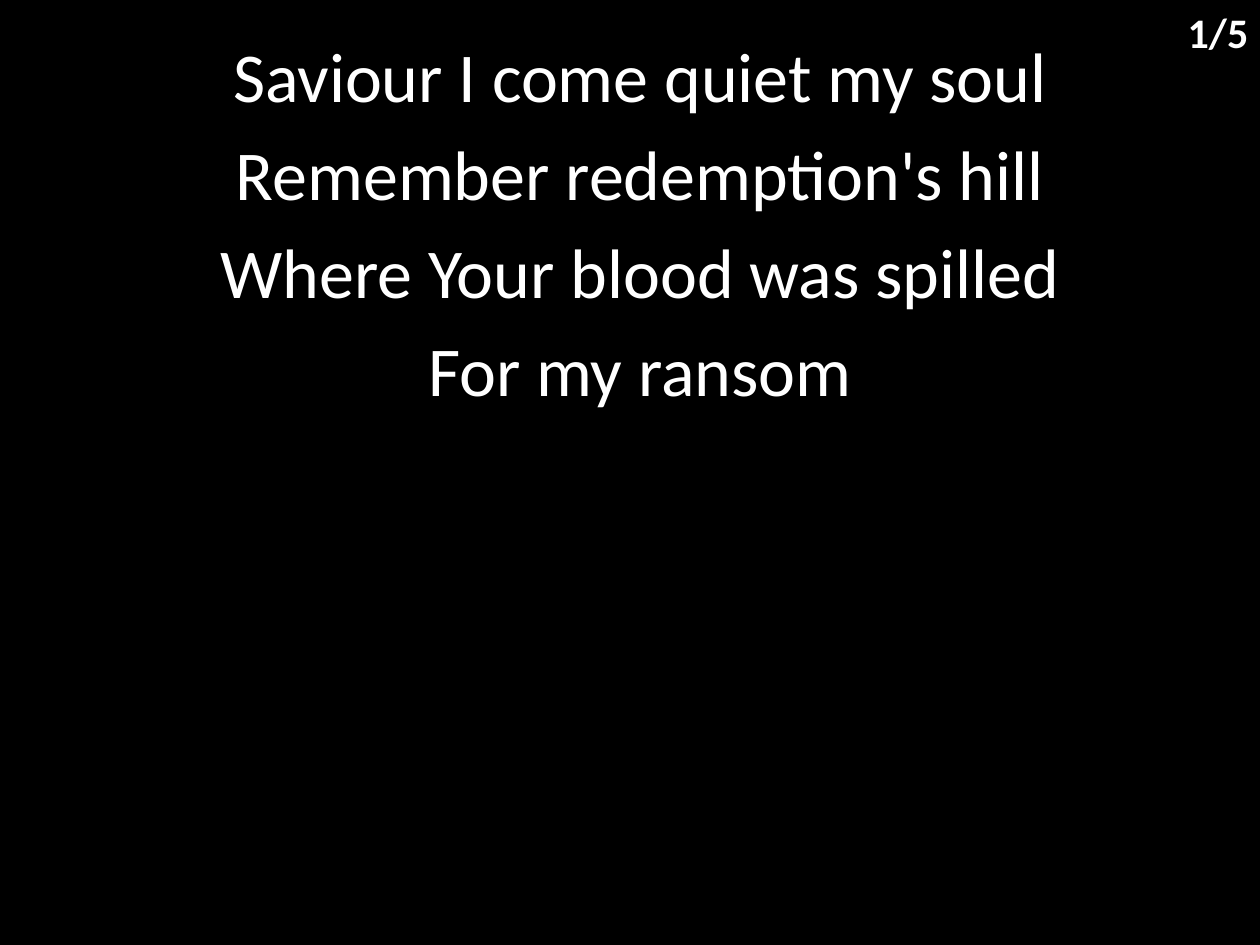
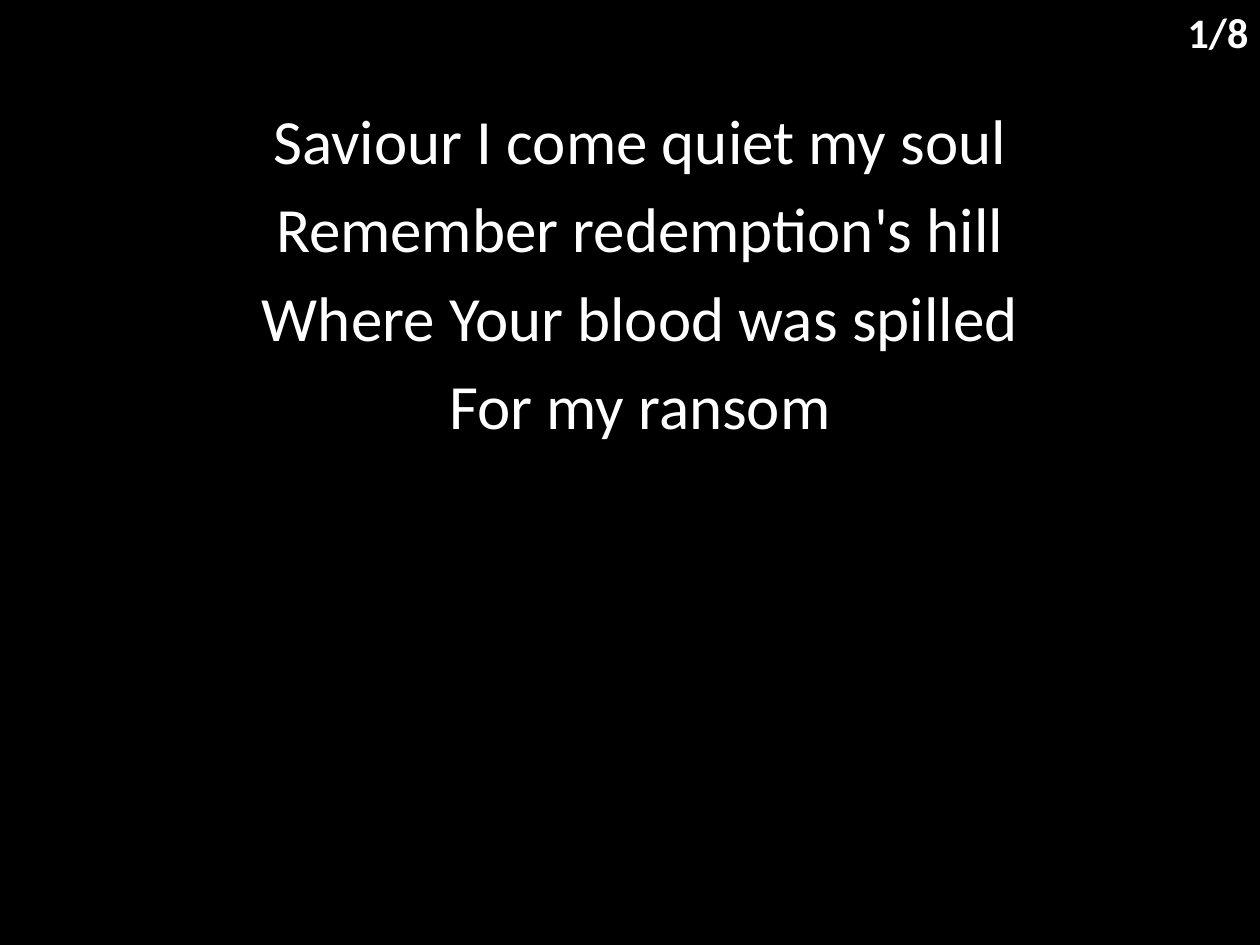
Before and after one commit to hoo-are-ya/worship, a slide deck: slide 2 of docs/songs/lead me to the cross.pptx. Drawn at 1260x945 pixels with LibreOffice and Linux fonts; fonts in the diff are those of the drawing. Boxes give left, top, right and bottom in pixels: in the first picture for what was removed or moved away, otherwise in the second. Text is boxed around its words. In the diff, an @@ line names an element or a change of style, - is before the commit and + after.

```diff
--- a/docs/songs/lead me to the cross.pptx
+++ b/docs/songs/lead me to the cross.pptx
@@ text at (1188, 18, 1249, 50): text changed @@
-1/5
+1/8
@@ subtitle "Saviour I come quiet my ...": place and size @@
-subtitle "Saviour I come quiet my ..." at (220, 53, 1060, 408)
+subtitle "Saviour I come quiet my ..." at (262, 120, 1017, 439)
@@ subtitle "Saviour I come quiet my ..." at (262, 120, 1017, 439): size 40 to 36 pt @@
```
Also in this commit, not shown: 4 other slides changed, 3 slides added, 7 other files.
